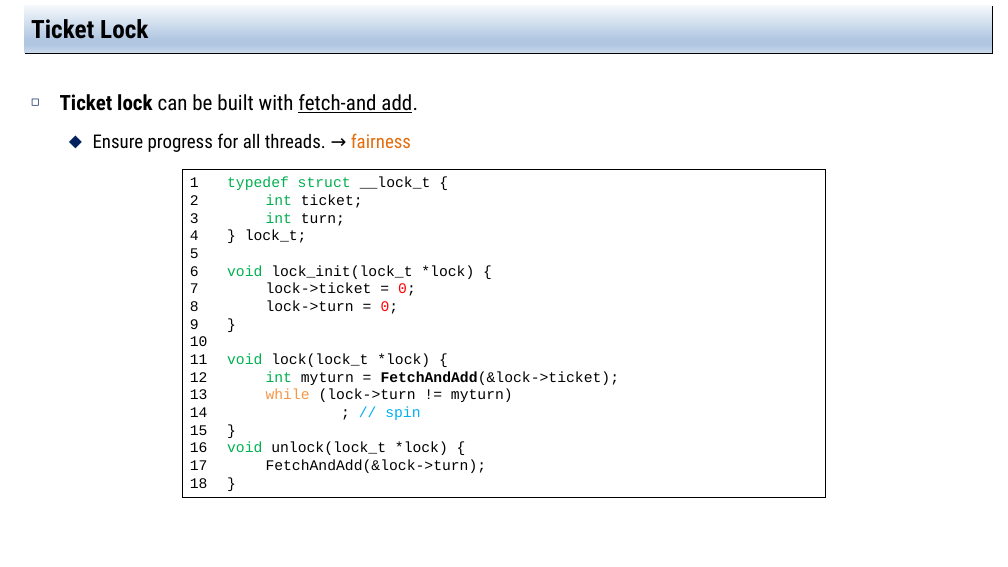
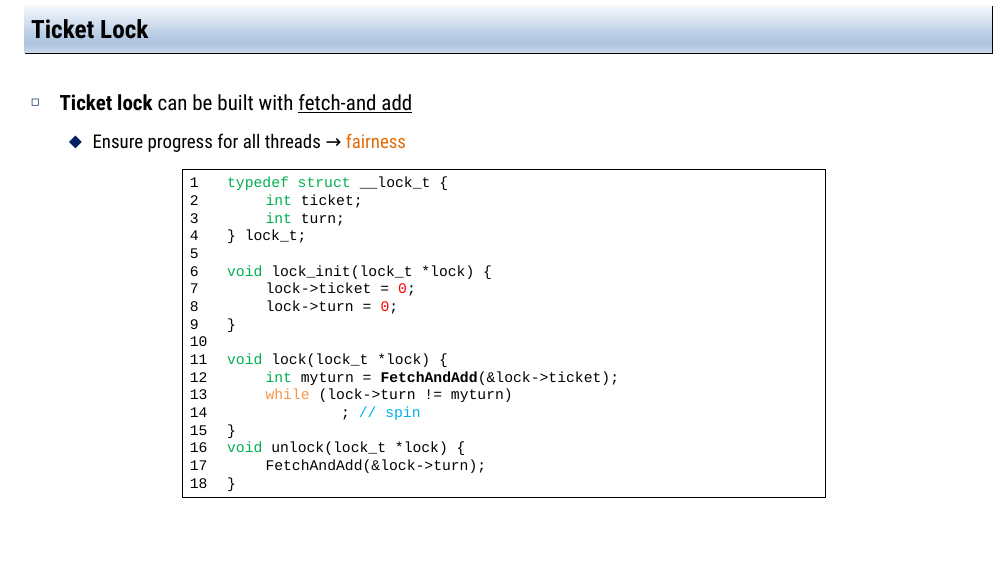
Before and after one commit to jachermocilla/extra-course-materials, a slide deck: slide 22 of cmsc125/ostep/slides/02.Concurrency/28.Locks.pptx. Drawn at 1008x567 pixels with LibreOffice and Linux fonts; fonts in the diff are those of the drawing. Boxes give left, top, right and bottom in pixels: in the first picture for what was removed or moved away, otherwise in the second. Text is boxed around its words. In the diff, an @@ line names an element or a change of style, - is before the commit and + after.

```diff
--- a/cmsc125/ostep/slides/02.Concurrency/28.Locks.pptx
+++ b/cmsc125/ostep/slides/02.Concurrency/28.Locks.pptx
@@ text at [60, 94, 412, 152]: text changed @@
-◻ Ticket lock can be built with fetch-and add.
-  ⬥ Ensure progress for all threads. → fairness
+◻ Ticket lock can be built with fetch-and add
+  ⬥ Ensure progress for all threads → fairness
```
Also in this commit, not shown: 20 other slides changed, 3 other files.
